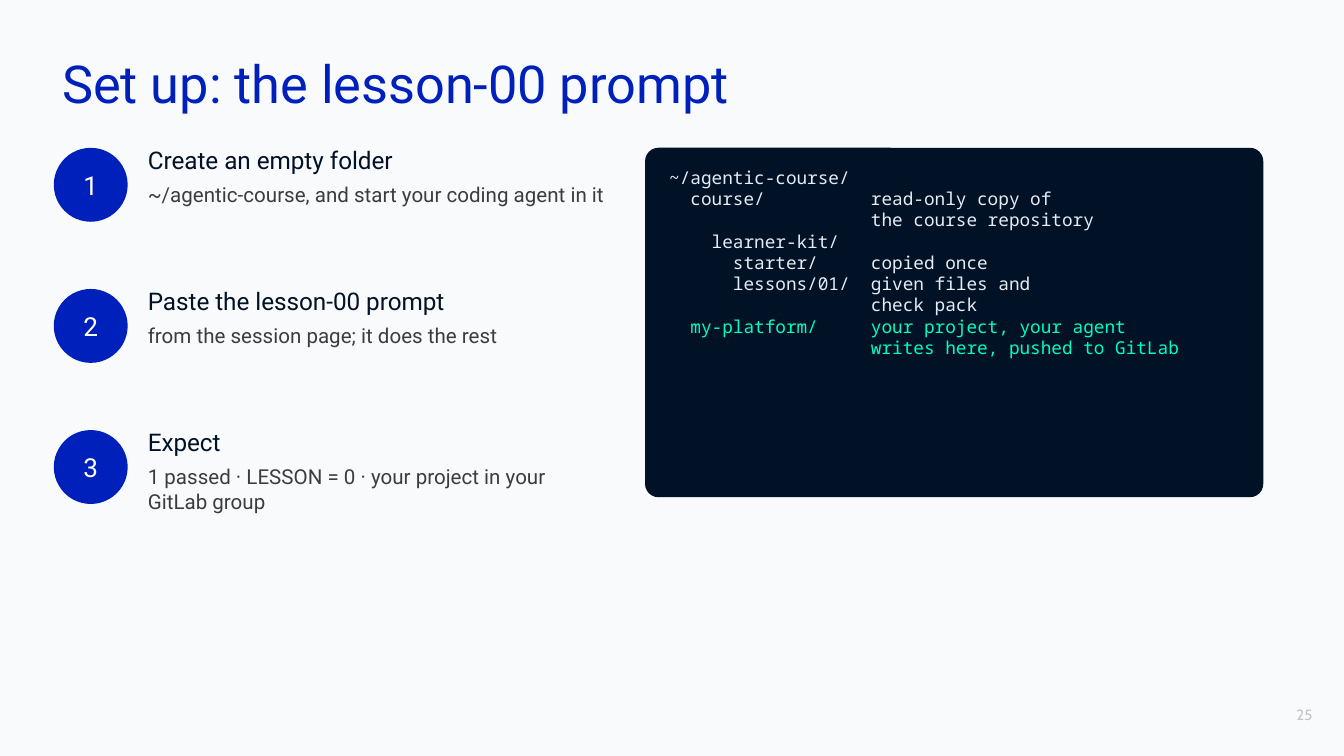
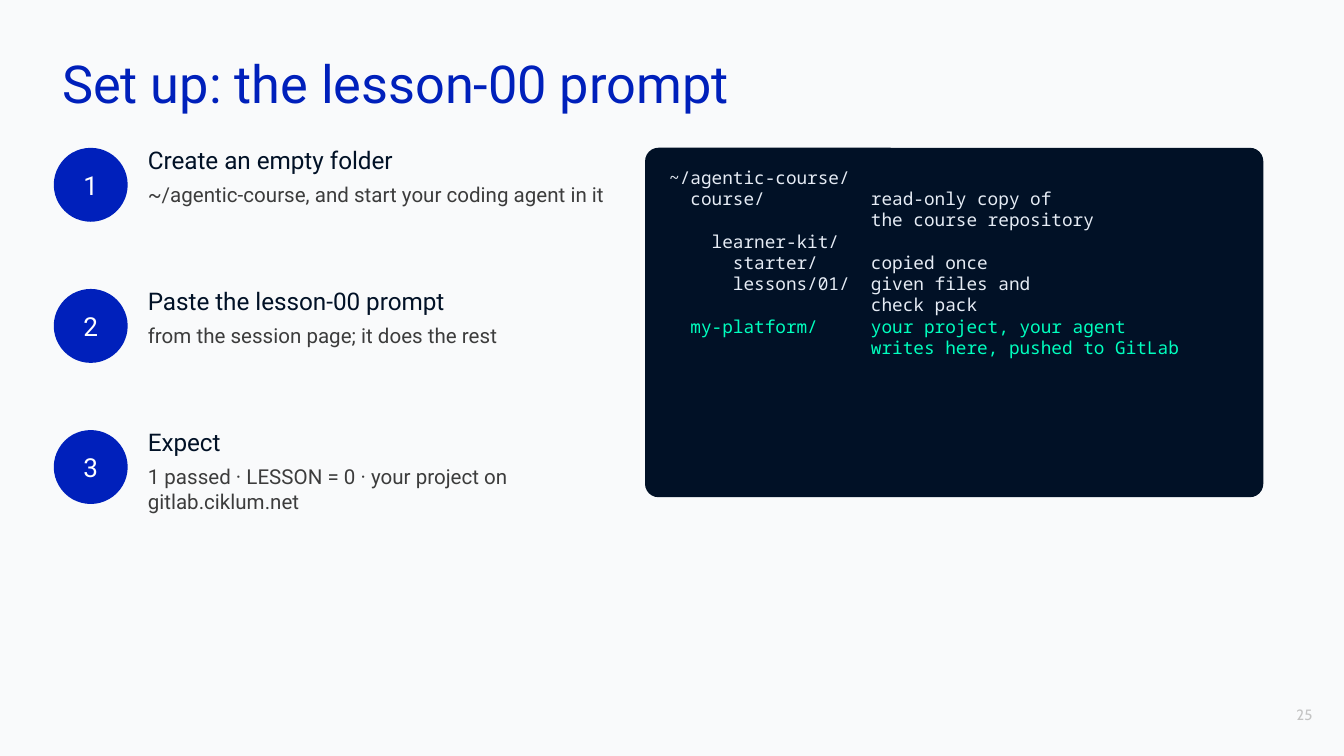
Before and after one commit to maxvpavlov/ciklum-innovate-l3-2026, a slide deck: slide 25 of L3 2026 Agentic Platform Instructor Materials/slides/01 Agent architecture and the ReAct runtime.pptx. Drawn at 1344x756 pixels with LibreOffice and Linux fonts; fonts in the diff are those of the drawing; background and template pictures are left out. Boxes give left, top, right and bottom in pixels: in the first picture for what was removed or moved away, otherwise in the second. Text is boxed around its words. In the diff, an @@ line names an element or a change of style, - is before the commit and + after.

```diff
--- a/L3 2026 Agentic Platform Instructor Materials/slides/01 Agent architecture and the ReAct runtime.pptx
+++ b/L3 2026 Agentic Platform Instructor Materials/slides/01 Agent architecture and the ReAct runtime.pptx
@@ text at <box>148,468,507,514</box>: text changed @@
-1 passed · LESSON = 0 · your project in your GitLab group
+1 passed · LESSON = 0 · your project on gitlab.ciklum.net
```
Also in this commit, not shown: 33 other files.
